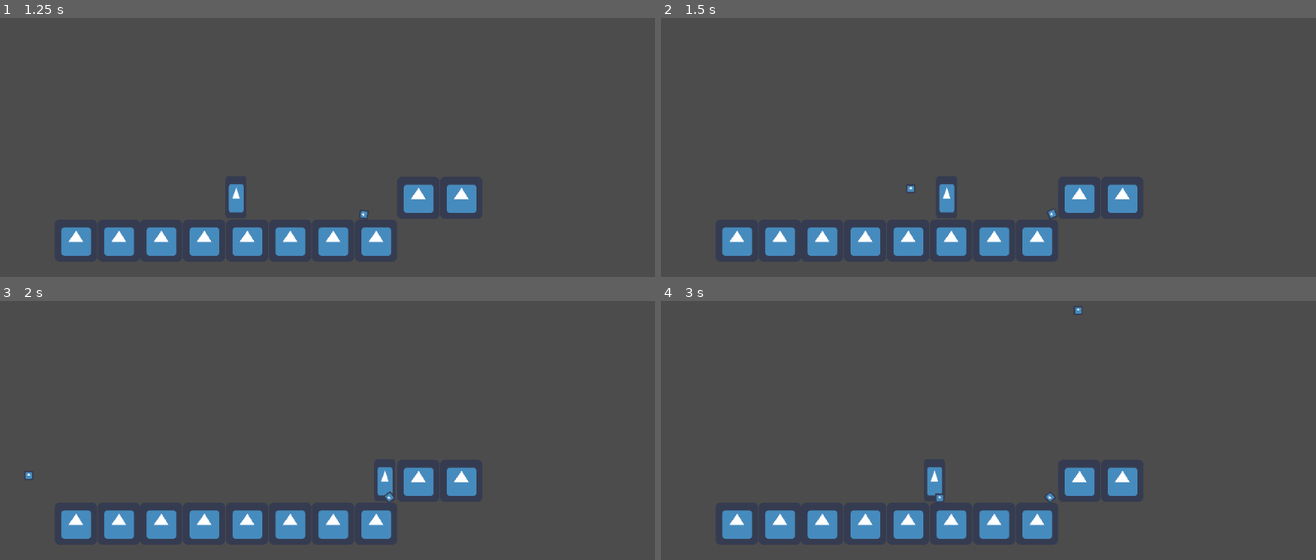
Above: before the commit, frames 1-4 (two rows, left to right).
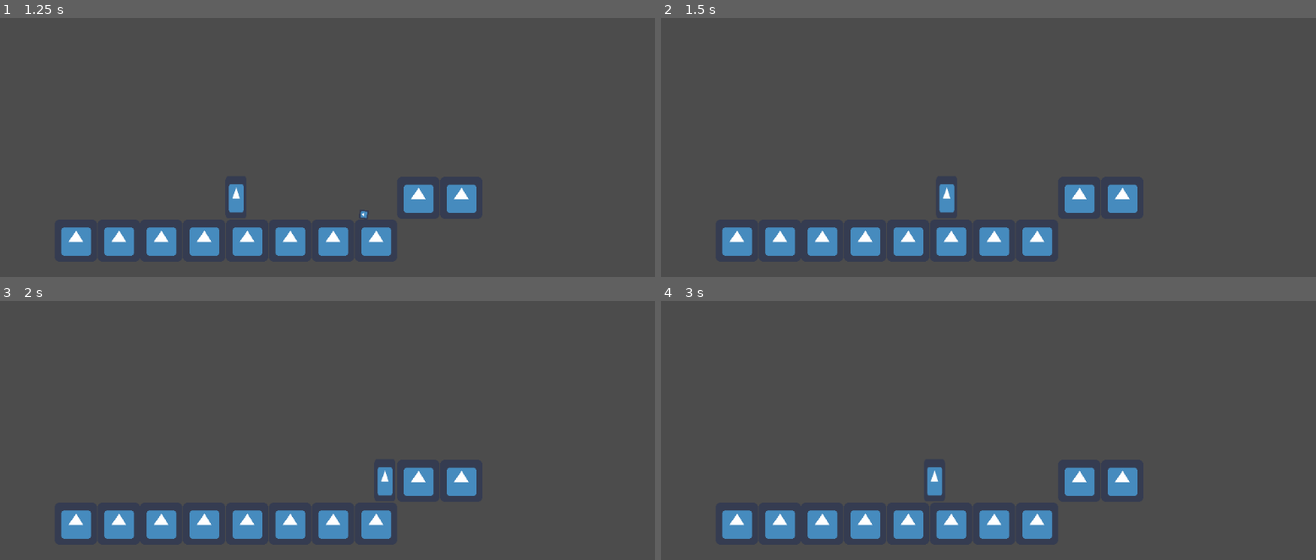
Above: after the commit, the same moments.

Repository: FavouredFool/special-disco
Game: Godot game, scene res://Scenes/Main.tscn
The game is run twice, just before and just after one commit, with the same random seed, the same clock (stepped at 60 frames per second) and the same inputs. The engine's default icon, where the game draws it, is replaced by a stand-in: a white triangle on a blue panel in a dark square.
Inputs (mouse positions are in pixels of both pictures, inside the frame that each line leads up to):
- Up to frame 1 (1.25 s): tap Enter at 0.5 s; move the mouse to (465, 119) at 0.52 s; hold D (move_right) from 0.53 s (still down); click (465, 119) at 0.67 s; tap Space (jump) at 0.77 s
- Up to frame 2 (1.5 s): keep holding D (move_right); move the mouse to (844, 157) at 1.27 s; click (844, 157) at 1.42 s
- Up to frame 3 (2 s): keep holding D (move_right); tap Space (jump) at 1.52 s
- Up to frame 4 (3 s): move the mouse to (1047, 334) at 2.02 s; release D (move_right) at 2.03 s; hold A (move_left) 2.03-2.78 s; click (1047, 334) at 2.17 s; move the mouse to (942, 500) at 2.77 s; hold D (move_right) from 2.78 s (still down); click (942, 500) at 2.92 s

Frame 1 is identical in both runs. In frame 2, less than 0.1% of the frame differs, in the area x 37-61%, y 64-78%; in frame 3, less than 0.1%; in frame 4, less than 0.1%, in the area x 41-65%, y 2-78%.

Commit message:
feat: Return ball

Diff:
--- a/Scripts/BallSpawner.gd
+++ b/Scripts/BallSpawner.gd
@@ -11,15 +11,23 @@
 func _input(event):
 	if event is InputEventMouseButton:
 		if event.button_index == BUTTON_LEFT and event.pressed:
-			instantiate_ball(event.position)
+			if not ball_instance:
+				instantiate_ball(event.position)
+			else:
+				return_ball()
 
 func instantiate_ball(var goalPosition : Vector2):
-	var ball_instance = ball.instance()
+	ball_instance = ball.instance()
 	add_child(ball_instance)
 	ball_instance.position = player.get_position()
 
 	throw_ball(ball_instance, player.get_position(), goalPosition)
 
+func return_ball():
+	ball_instance.queue_free()
+	ball_instance = null
+	pass
+
 func throw_ball(ball : RigidBody2D, startPosition, goalPosition):
 	var forceDirection = (goalPosition - startPosition).normalized() * throw_strength
 	ball.apply_impulse(Vector2.ZERO, forceDirection)
